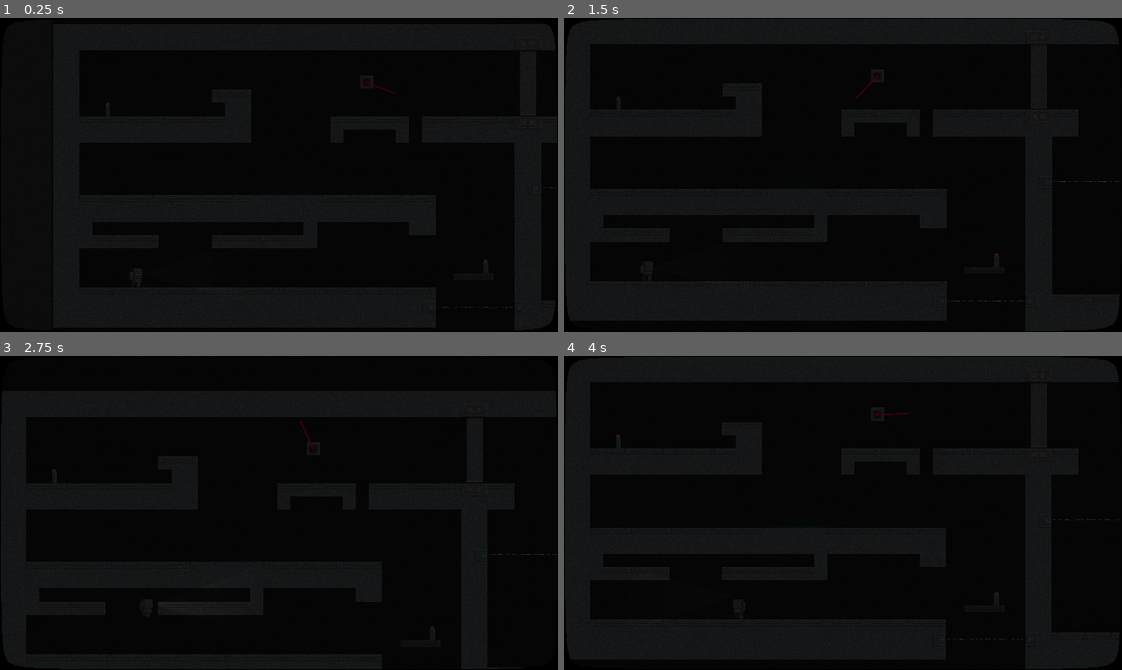
Above: before the commit, frames 1-4 (two rows, left to right).
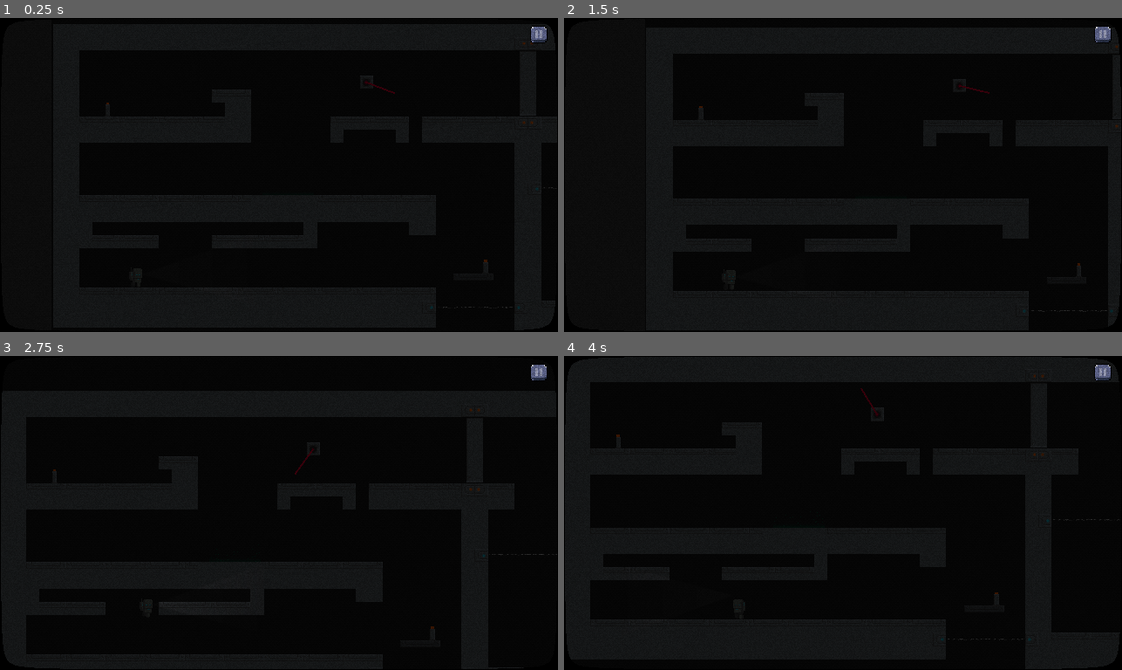
Above: after the commit, the same moments.

Repository: HarshDex/LAN-ROBOT-MINI
Game: Godot game, scene res://levels/level3/Level3.tscn
Same seed, same stepped clock (60 frames per second), same inputs: the game is played once before the commit and once after it. This scene is started directly instead of the project's main scene. The engine's default icon, where the game draws it, is replaced by a stand-in: a white triangle on a blue panel in a dark square.
Inputs (mouse positions are in pixels of both pictures, inside the frame that each line leads up to):
- Up to frame 1 (0.25 s): no input
- Up to frame 2 (1.5 s): click (1105, 33) at 0.52 s; click (843, 143) at 1.25 s, where only the run after the commit has a clickable "Restart"
- Up to frame 3 (2.75 s): tap Enter (ui_accept) at 2 s; hold Right (ui_right) from 2.03 s (still down); tap E (interact) at 2.1 s; tap Space (jump) at 2.27 s
- Up to frame 4 (4 s): tap E (interact) at 2.85, 3.6 s; tap Space (jump) at 3.02 s; release Right (ui_right) at 3.53 s; hold Left (ui_left) from 3.53 s (still down)

The runs differ from the first frame. In frame 1, 0.1% of the frame differs, in the area x 95-99%, y 2-9%; in frame 2, 0.5%, in the area x 9-100%, y 2-94%; in frame 3, 0.2%; in frame 4, 0.2%.

Commit message:
polished game menu

Diff:
--- a/levels/level1/Level1.tscn
+++ b/levels/level1/Level1.tscn
@@ -2657,20 +2657,30 @@
 "reset": SubResource("Animation_mjwi3")
 }
 
-[sub_resource type="StyleBoxFlat" id="StyleBoxFlat_w36fs"]
+[sub_resource type="StyleBoxFlat" id="StyleBoxFlat_qobbn"]
 bg_color = Color(0.227451, 0.239216, 0.25098, 1)
 
-[sub_resource type="StyleBoxFlat" id="StyleBoxFlat_tmr2s"]
-
-[sub_resource type="StyleBoxFlat" id="StyleBoxFlat_ejt4r"]
+[sub_resource type="StyleBoxFlat" id="StyleBoxFlat_epa8y"]
+
+[sub_resource type="StyleBoxFlat" id="StyleBoxFlat_1wh4c"]
 bg_color = Color(0, 0, 0, 1)
 
-[sub_resource type="StyleBoxFlat" id="StyleBoxFlat_ket63"]
+[sub_resource type="StyleBoxFlat" id="StyleBoxFlat_78wq6"]
 bg_color = Color(0, 0, 0, 1)
 
-[sub_resource type="StyleBoxTexture" id="StyleBoxTexture_72mi7"]
+[sub_resource type="StyleBoxTexture" id="StyleBoxTexture_ftlbq"]
 texture = ExtResource("12_t1qlo")
 region_rect = Rect2(16, 16, 16, 16)
+
+[sub_resource type="StyleBoxTexture" id="StyleBoxTexture_colsp"]
+texture = ExtResource("12_t1qlo")
+region_rect = Rect2(16, 16, 16, 16)
+modulate_color = Color(0.351563, 0.351563, 0.351563, 1)
+
+[sub_resource type="StyleBoxTexture" id="StyleBoxTexture_1brgj"]
+texture = ExtResource("12_t1qlo")
+region_rect = Rect2(16, 16, 16, 16)
+modulate_color = Color(0.051971, 0.051971, 0.051971, 1)
 
 [node name="Level1" type="Node2D"]
 script = ExtResource("1_3xra3")
@@ -3757,6 +3767,7 @@
 [node name="WelcomeImage" type="Node" parent="."]
 
 [node name="LanRobots" type="Sprite2D" parent="WelcomeImage"]
+visible = false
 position = Vector2(290, 182)
 scale = Vector2(0.291282, 0.454545)
 texture = ExtResource("15_ehm8f")
@@ -3791,30 +3802,33 @@
 
 [node name="SettingsPanel" type="Panel" parent="Menu"]
 visible = false
+self_modulate = Color(0, 0, 0, 1)
 anchors_preset = 8
 anchor_left = 0.5
 anchor_top = 0.5
 anchor_right = 0.5
 anchor_bottom = 0.5
-offset_left = -175.0
-offset_top = -100.0
-offset_right = 175.0
-offset_bottom = 100.0
+offset_left = -187.5
+offset_top = -112.5
+offset_right = 187.5
+offset_bottom = 112.5
 grow_horizontal = 2
 grow_vertical = 2
 size_flags_horizontal = 4
 size_flags_vertical = 4
-theme_override_styles/panel = SubResource("StyleBoxFlat_w36fs")
+theme_override_styles/panel = SubResource("StyleBoxFlat_qobbn")
 
 [node name="SettingsLabel" type="Label" parent="Menu/SettingsPanel"]
 layout_mode = 1
 anchors_preset = 5
 anchor_left = 0.5
 anchor_right = 0.5
-offset_left = -31.0
-offset_right = 31.0
-offset_bottom = 23.0
+offset_left = -43.0
+offset_top = 1.0
+offset_right = 43.0
+offset_bottom = 32.0
 grow_horizontal = 2
+theme_override_font_sizes/font_size = 22
 text = "Settings"
 
 [node name="RestartSettings" type="Button" parent="Menu/SettingsPanel"]
@@ -3825,9 +3839,9 @@
 anchor_right = 0.5
 anchor_bottom = 0.5
 offset_left = -41.0
-offset_top = -54.5
+offset_top = -50.5
 offset_right = 41.0
-offset_bottom = -23.5
+offset_bottom = -19.5
 grow_horizontal = 2
 grow_vertical = 2
 text = "Restart"
@@ -3840,9 +3854,9 @@
 anchor_right = 0.5
 anchor_bottom = 0.5
 offset_left = -41.0
-offset_top = 25.5
+offset_top = 29.5
 offset_right = 41.0
-offset_bottom = 56.5
+offset_bottom = 60.5
 grow_horizontal = 2
 grow_vertical = 2
 text = "About"
@@ -3855,22 +3869,23 @@
 anchor_right = 0.5
 anchor_bottom = 0.5
 offset_left = -41.0
-offset_top = -15.5
+offset_top = -10.5
 offset_right = 41.0
-offset_bottom = 15.5
+offset_bottom = 20.5
 grow_horizontal = 2
 grow_vertical = 2
 text = "Sound"
 
 [node name="AboutPanel" type="Panel" parent="Menu/SettingsPanel"]
 visible = false
+self_modulate = Color(0, 0, 0, 1)
 layout_mode = 1
 anchors_preset = 15
 anchor_right = 1.0
 anchor_bottom = 1.0
 grow_horizontal = 2
 grow_vertical = 2
-theme_override_styles/panel = SubResource("StyleBoxFlat_tmr2s")
+theme_override_styles/panel = SubResource("StyleBoxFlat_epa8y")
 
 [node name="Label" type="Label" parent="Menu/SettingsPanel/AboutPanel"]
 layout_mode = 1
@@ -3879,39 +3894,44 @@
 anchor_top = 0.5
 anchor_right = 0.5
 anchor_bottom = 0.5
-offset_left = -126.5
-offset_top = -89.5
-offset_right = 126.5
-offset_bottom = 89.5
+offset_left = -170.0
+offset_top = -77.0
+offset_right = 170.0
+offset_bottom = 67.0
 grow_horizontal = 2
 grow_vertical = 2
-theme_override_styles/normal = SubResource("StyleBoxFlat_ejt4r")
-text = "Created by DreamcatStudios
-
-Code/Level Design - Jatin/Harsh
-
-Sound - ////
-
-dreamcatstudios010@gmail.com"
-horizontal_alignment = 1
+theme_override_font_sizes/font_size = 13
+theme_override_styles/normal = SubResource("StyleBoxFlat_1wh4c")
+text = "Developed by DreamcatStudios
+---------------------------------------------------------------------------------
+Code & Level Design: Jatin, Harsh
+Sound Design: Various Artists (CC0)
+Contact: dreamcatstudios010@gmail.com
+version 0.1
+---------------------------------------------------------------------------------"
 
 [node name="AboutBack" type="Button" parent="Menu/SettingsPanel/AboutPanel"]
 layout_mode = 0
-offset_top = 163.0
-offset_right = 45.0
-offset_bottom = 194.0
+offset_left = 10.0
+offset_top = 190.0
+offset_right = 55.0
+offset_bottom = 215.0
+theme_override_font_sizes/font_size = 12
 text = "Back"
 
 [node name="SoundPanel" type="Panel" parent="Menu/SettingsPanel"]
 visible = false
 layout_mode = 1
-anchors_preset = 15
-anchor_right = 1.0
+anchors_preset = -1
+anchor_left = 0.00266667
+anchor_right = 1.00267
 anchor_bottom = 1.0
+offset_right = -1.69277e-05
 grow_horizontal = 2
 grow_vertical = 2
-theme_override_styles/panel = SubResource("StyleBoxFlat_ket63")
+theme_override_styles/panel = SubResource("StyleBoxFlat_78wq6")
 script = ExtResource("18_7aphu")
+metadata/_edit_use_anchors_ = true
 
 [node name="MusicLabel" type="Label" parent="Menu/SettingsPanel/SoundPanel"]
 layout_mode = 1
@@ -3964,18 +3984,20 @@
 
 [node name="SoundBack" type="Button" parent="Menu/SettingsPanel/SoundPanel"]
 layout_mode = 0
-offset_left = 16.0
-offset_top = 158.0
-offset_right = 61.0
-offset_bottom = 189.0
+offset_left = 10.0
+offset_top = 190.0
+offset_right = 55.0
+offset_bottom = 220.0
+theme_override_font_sizes/font_size = 12
 text = "Back"
 
 [node name="SettingsBack" type="Button" parent="Menu/SettingsPanel"]
 layout_mode = 0
-offset_left = 312.0
+offset_left = 345.0
 offset_top = 3.0
-offset_right = 343.0
-offset_bottom = 34.0
+offset_right = 373.0
+offset_bottom = 31.0
+theme_override_font_sizes/font_size = 14
 text = "X"
 
 [node name="UI" type="CanvasLayer" parent="."]
@@ -3987,7 +4009,9 @@
 offset_top = 9.0
 offset_right = 628.0
 offset_bottom = 29.0
-theme_override_styles/normal = SubResource("StyleBoxTexture_72mi7")
+theme_override_styles/normal = SubResource("StyleBoxTexture_ftlbq")
+theme_override_styles/hover = SubResource("StyleBoxTexture_colsp")
+theme_override_styles/pressed = SubResource("StyleBoxTexture_1brgj")
 
 [node name="BGMusic" type="AudioStreamPlayer" parent="."]
 stream = ExtResource("22_vvp1o")
@@ -4034,7 +4058,7 @@
 [connection signal="pressed" from="Menu/SettingsPanel/RestartSettings" to="Menu" method="_on_restart_settings_pressed"]
 [connection signal="pressed" from="Menu/SettingsPanel/AboutSettings" to="Menu" method="_on_about_settings_pressed"]
 [connection signal="pressed" from="Menu/SettingsPanel/SoundSettings" to="Menu" method="_on_sound_settings_pressed"]
-[connection signal="pressed" from="Menu/SettingsPanel/AboutPanel/AboutBack" to="UI" method="_on_about_back_pressed"]
-[connection signal="pressed" from="Menu/SettingsPanel/SoundPanel/SoundBack" to="UI" method="_on_sound_back_pressed"]
+[connection signal="pressed" from="Menu/SettingsPanel/AboutPanel/AboutBack" to="Menu" method="_on_about_back_pressed"]
+[connection signal="pressed" from="Menu/SettingsPanel/SoundPanel/SoundBack" to="Menu" method="_on_sound_back_pressed"]
 [connection signal="pressed" from="Menu/SettingsPanel/SettingsBack" to="Menu" method="_on_settings_back_pressed"]
 [connection signal="pressed" from="UI/Pause" to="UI" method="_on_pause_pressed"]
--- a/levels/level1/Menu.gd
+++ b/levels/level1/Menu.gd
@@ -29,3 +29,11 @@
 
 func _on_settings_back_pressed():
 	$".".visible = false
+
+
+func _on_sound_back_pressed():
+	$SettingsPanel/SoundPanel.visible = false
+
+
+func _on_about_back_pressed():
+	$SettingsPanel/AboutPanel.visible = false
--- a/levels/level1/UI.gd
+++ b/levels/level1/UI.gd
@@ -13,11 +13,4 @@
 
 func _on_pause_pressed():
 	$"../Menu".visible = true
-
-
-func _on_about_back_pressed():
-	$"../Menu/SettingsPanel/AboutPanel".visible = false
-
-
-func _on_sound_back_pressed():
-	$"../Menu/SettingsPanel/SoundPanel".visible = false
+	$"../Menu/SettingsPanel".visible = true
--- a/levels/level3/Level3.tscn
+++ b/levels/level3/Level3.tscn
@@ -16,7 +16,12 @@
 [ext_resource type="Script" path="res://mechanics/spring.gd" id="14_smoqx"]
 [ext_resource type="PackedScene" uid="uid://7bb0k5i0stdc" path="res://mechanics/anti_gravity.tscn" id="15_c2rhw"]
 [ext_resource type="Texture2D" uid="uid://dklva0yht6ixu" path="res://assets/spring.png" id="15_fp7mn"]
+[ext_resource type="Script" path="res://levels/level1/Menu.gd" id="18_1067r"]
 [ext_resource type="Texture2D" uid="uid://dap5lrmret0ek" path="res://assets/LAN ROBOTS.png" id="18_rck8y"]
+[ext_resource type="Script" path="res://levels/level1/SoundPanel.gd" id="19_hclys"]
+[ext_resource type="Script" path="res://levels/level1/UI.gd" id="20_hyldd"]
+[ext_resource type="Texture2D" uid="uid://xxxoofwuemox" path="res://assets/Grey UI buttons.png" id="21_l3tyq"]
+[ext_resource type="AudioStream" uid="uid://byxbarsgo76pe" path="res://sounds/bg/Kubbi Digestive Biscuit.mp3" id="22_b1djn"]
 
 [sub_resource type="Environment" id="Environment_2h17r"]
 background_mode = 3
@@ -2453,6 +2458,31 @@
 "reset": SubResource("Animation_1oanw")
 }
 
+[sub_resource type="StyleBoxFlat" id="StyleBoxFlat_21ayu"]
+bg_color = Color(0.227451, 0.239216, 0.25098, 1)
+
+[sub_resource type="StyleBoxFlat" id="StyleBoxFlat_x05kx"]
+
+[sub_resource type="StyleBoxFlat" id="StyleBoxFlat_ybs7j"]
+bg_color = Color(0, 0, 0, 1)
+
+[sub_resource type="StyleBoxFlat" id="StyleBoxFlat_i4nsh"]
+bg_color = Color(0, 0, 0, 1)
+
+[sub_resource type="StyleBoxTexture" id="StyleBoxTexture_gdmqa"]
+texture = ExtResource("21_l3tyq")
+region_rect = Rect2(16, 16, 16, 16)
+
+[sub_resource type="StyleBoxTexture" id="StyleBoxTexture_x2kau"]
+texture = ExtResource("21_l3tyq")
+region_rect = Rect2(16, 16, 16, 16)
+modulate_color = Color(0.351563, 0.351563, 0.351563, 1)
+
+[sub_resource type="StyleBoxTexture" id="StyleBoxTexture_usp6o"]
+texture = ExtResource("21_l3tyq")
+region_rect = Rect2(16, 16, 16, 16)
+modulate_color = Color(0.051971, 0.051971, 0.051971, 1)
+
 [node name="Level3" type="Node2D"]
 script = ExtResource("1_owcsq")
 spawn_points = Array[Vector2]([Vector2(100, 290), Vector2(100, 290)])
@@ -4259,6 +4289,227 @@
 libraries = {
 "": SubResource("AnimationLibrary_t2iad")
 }
+
+[node name="Menu" type="CanvasLayer" parent="."]
+script = ExtResource("18_1067r")
+
+[node name="SettingsPanel" type="Panel" parent="Menu"]
+visible = false
+self_modulate = Color(0, 0, 0, 1)
+anchors_preset = 8
+anchor_left = 0.5
+anchor_top = 0.5
+anchor_right = 0.5
+anchor_bottom = 0.5
+offset_left = -187.5
+offset_top = -112.5
+offset_right = 187.5
+offset_bottom = 112.5
+grow_horizontal = 2
+grow_vertical = 2
+size_flags_horizontal = 4
+size_flags_vertical = 4
+theme_override_styles/panel = SubResource("StyleBoxFlat_21ayu")
+
+[node name="SettingsLabel" type="Label" parent="Menu/SettingsPanel"]
+layout_mode = 1
+anchors_preset = 5
+anchor_left = 0.5
+anchor_right = 0.5
+offset_left = -43.0
+offset_top = 1.0
+offset_right = 43.0
+offset_bottom = 32.0
+grow_horizontal = 2
+theme_override_font_sizes/font_size = 22
+text = "Settings"
+
+[node name="RestartSettings" type="Button" parent="Menu/SettingsPanel"]
+layout_mode = 1
+anchors_preset = 8
+anchor_left = 0.5
+anchor_top = 0.5
+anchor_right = 0.5
+anchor_bottom = 0.5
+offset_left = -41.0
+offset_top = -50.5
+offset_right = 41.0
+offset_bottom = -19.5
+grow_horizontal = 2
+grow_vertical = 2
+text = "Restart"
+
+[node name="AboutSettings" type="Button" parent="Menu/SettingsPanel"]
+layout_mode = 1
+anchors_preset = 8
+anchor_left = 0.5
+anchor_top = 0.5
+anchor_right = 0.5
+anchor_bottom = 0.5
+offset_left = -41.0
+offset_top = 29.5
+offset_right = 41.0
+offset_bottom = 60.5
+grow_horizontal = 2
+grow_vertical = 2
+text = "About"
+
+[node name="SoundSettings" type="Button" parent="Menu/SettingsPanel"]
+layout_mode = 1
+anchors_preset = 8
+anchor_left = 0.5
+anchor_top = 0.5
+anchor_right = 0.5
+anchor_bottom = 0.5
+offset_left = -41.0
+offset_top = -10.5
+offset_right = 41.0
+offset_bottom = 20.5
+grow_horizontal = 2
+grow_vertical = 2
+text = "Sound"
+
+[node name="AboutPanel" type="Panel" parent="Menu/SettingsPanel"]
+visible = false
+self_modulate = Color(0, 0, 0, 1)
+layout_mode = 1
+anchors_preset = 15
+anchor_right = 1.0
+anchor_bottom = 1.0
+grow_horizontal = 2
+grow_vertical = 2
+theme_override_styles/panel = SubResource("StyleBoxFlat_x05kx")
+
+[node name="Label" type="Label" parent="Menu/SettingsPanel/AboutPanel"]
+layout_mode = 1
+anchors_preset = 8
+anchor_left = 0.5
+anchor_top = 0.5
+anchor_right = 0.5
+anchor_bottom = 0.5
+offset_left = -170.0
+offset_top = -77.0
+offset_right = 170.0
+offset_bottom = 67.0
+grow_horizontal = 2
+grow_vertical = 2
+theme_override_font_sizes/font_size = 13
+theme_override_styles/normal = SubResource("StyleBoxFlat_ybs7j")
+text = "Developed by DreamcatStudios
+---------------------------------------------------------------------------------
+Code & Level Design: Jatin, Harsh
+Sound Design: Various Artists (CC0)
+Contact: dreamcatstudios010@gmail.com
+version 0.1
+---------------------------------------------------------------------------------"
+
+[node name="AboutBack" type="Button" parent="Menu/SettingsPanel/AboutPanel"]
+layout_mode = 0
+offset_left = 10.0
+offset_top = 190.0
+offset_right = 55.0
+offset_bottom = 215.0
+theme_override_font_sizes/font_size = 12
+text = "Back"
+
+[node name="SoundPanel" type="Panel" parent="Menu/SettingsPanel"]
+visible = false
+layout_mode = 1
+anchors_preset = -1
+anchor_left = 0.00266667
+anchor_right = 1.00267
+anchor_bottom = 1.0
+offset_right = -1.69277e-05
+grow_horizontal = 2
+grow_vertical = 2
+theme_override_styles/panel = SubResource("StyleBoxFlat_i4nsh")
+script = ExtResource("19_hclys")
+metadata/_edit_use_anchors_ = true
+
+[node name="MusicLabel" type="Label" parent="Menu/SettingsPanel/SoundPanel"]
+layout_mode = 1
+anchors_preset = 8
+anchor_left = 0.5
+anchor_top = 0.5
+anchor_right = 0.5
+anchor_bottom = 0.5
+offset_left = -29.5
+offset_top = -67.5
+offset_right = 29.5
+offset_bottom = -44.5
+grow_horizontal = 2
+grow_vertical = 2
+text = "Music - "
+
+[node name="VolumeSlider" type="HSlider" parent="Menu/SettingsPanel/SoundPanel/MusicLabel"]
+layout_mode = 0
+offset_left = -87.0
+offset_top = 33.0
+offset_right = 147.0
+offset_bottom = 49.0
+max_value = 1.0
+step = 0.01
+
+[node name="Label2" type="Label" parent="Menu/SettingsPanel/SoundPanel"]
+layout_mode = 1
+anchors_preset = 8
+anchor_left = 0.5
+anchor_top = 0.5
+anchor_right = 0.5
+anchor_bottom = 0.5
+offset_left = -20.5
+offset_top = -11.5
+offset_right = 20.5
+offset_bottom = 11.5
+grow_horizontal = 2
+grow_vertical = 2
+text = "SFX - "
+
+[node name="HSlider" type="HSlider" parent="Menu/SettingsPanel/SoundPanel/Label2"]
+layout_mode = 0
+offset_left = -96.0
+offset_top = 32.0
+offset_right = 138.0
+offset_bottom = 48.0
+max_value = 1.0
+step = 0.01
+value = 1.0
+
+[node name="SoundBack" type="Button" parent="Menu/SettingsPanel/SoundPanel"]
+layout_mode = 0
+offset_left = 10.0
+offset_top = 190.0
+offset_right = 55.0
+offset_bottom = 220.0
+theme_override_font_sizes/font_size = 12
+text = "Back"
+
+[node name="SettingsBack" type="Button" parent="Menu/SettingsPanel"]
+layout_mode = 0
+offset_left = 345.0
+offset_top = 3.0
+offset_right = 373.0
+offset_bottom = 31.0
+theme_override_font_sizes/font_size = 14
+text = "X"
+
+[node name="UI" type="CanvasLayer" parent="."]
+script = ExtResource("20_hyldd")
+
+[node name="Pause" type="Button" parent="UI"]
+z_index = 5
+offset_left = 608.0
+offset_top = 9.0
+offset_right = 628.0
+offset_bottom = 29.0
+theme_override_styles/normal = SubResource("StyleBoxTexture_gdmqa")
+theme_override_styles/hover = SubResource("StyleBoxTexture_x2kau")
+theme_override_styles/pressed = SubResource("StyleBoxTexture_usp6o")
+
+[node name="BGMusic" type="AudioStreamPlayer" parent="."]
+stream = ExtResource("22_b1djn")
+volume_db = -15.0
+autoplay = true
 
 [connection signal="body_entered" from="Enemies/Enemy/DeathArea2D" to="." method="_on_death_area_body_entered"]
 [connection signal="body_entered" from="EnemiesFast/EnemyFast/DeathArea2D" to="." method="_on_death_area_body_entered"]
@@ -4343,3 +4594,10 @@
 [connection signal="body_exited" from="DoorNodes/Door9Trigger" to="DoorNodes/Door9Trigger" method="_on_body_exited"]
 [connection signal="body_entered" from="DoorNodes/Door10Trigger" to="." method="_on_door_10_trigger_body_entered"]
 [connection signal="body_exited" from="DoorNodes/Door10Trigger" to="." method="_on_door_10_trigger_body_exited"]
+[connection signal="pressed" from="Menu/SettingsPanel/RestartSettings" to="Menu" method="_on_restart_settings_pressed"]
+[connection signal="pressed" from="Menu/SettingsPanel/AboutSettings" to="Menu" method="_on_about_settings_pressed"]
+[connection signal="pressed" from="Menu/SettingsPanel/SoundSettings" to="Menu" method="_on_sound_settings_pressed"]
+[connection signal="pressed" from="Menu/SettingsPanel/AboutPanel/AboutBack" to="Menu" method="_on_about_back_pressed"]
+[connection signal="pressed" from="Menu/SettingsPanel/SoundPanel/SoundBack" to="Menu" method="_on_sound_back_pressed"]
+[connection signal="pressed" from="Menu/SettingsPanel/SettingsBack" to="Menu" method="_on_settings_back_pressed"]
+[connection signal="pressed" from="UI/Pause" to="UI" method="_on_pause_pressed"]
Not shown: 1 places in levels/level1/Level1.tscn that only renumber resources
Not shown, changed: levels/level2/Level2.tscn
Not shown: 1 places in levels/level3/Level3.tscn that only renumber resources
